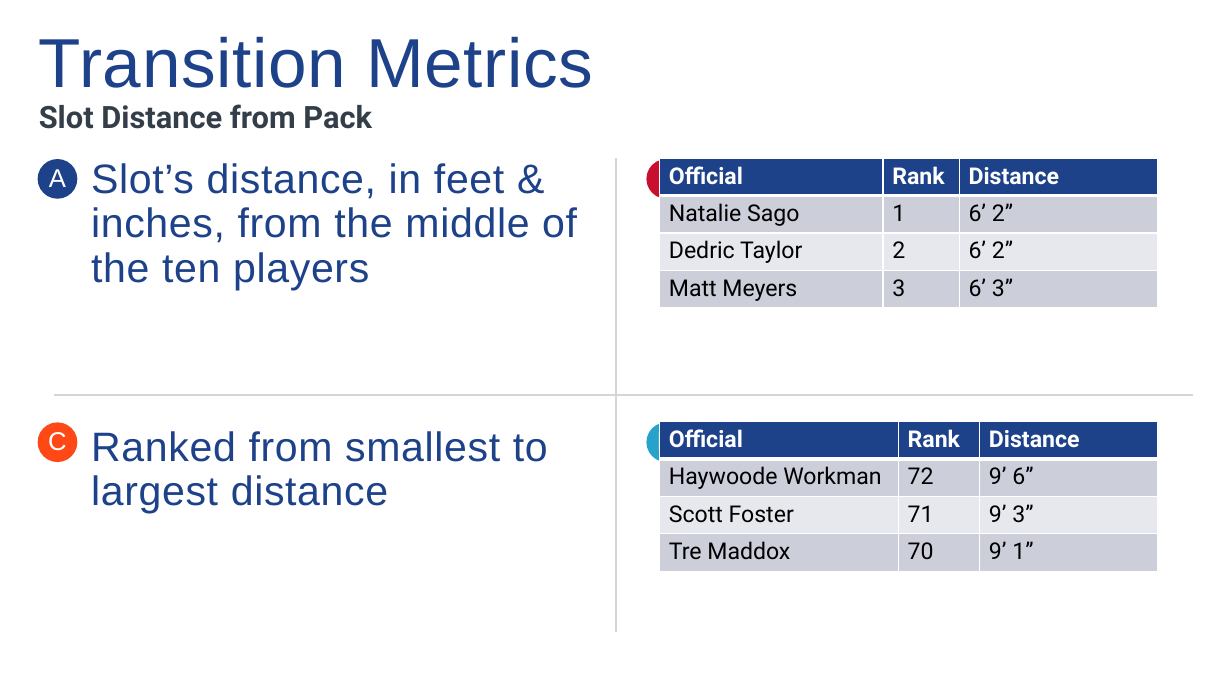
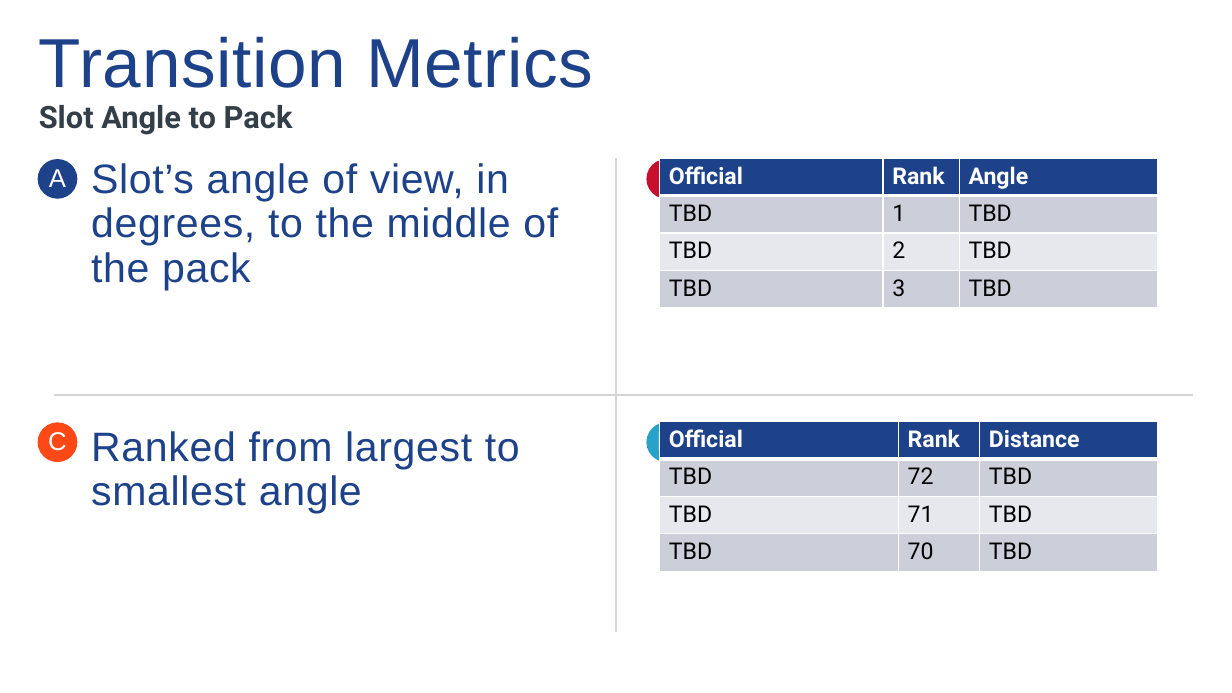
Before and after one commit to AElborolosyNBA/ref_tracking_metrics, a slide deck: slide 7 of docs/Tracking_Metrics.pptx. Drawn at 1232x693 pixels with LibreOffice and Linux fonts; fonts in the diff are those of the drawing. Boxes give left, top, right and bottom in pixels: in the first picture for what was removed or moved away, otherwise in the second. Text is boxed around its words. In the diff, an @@ line names an element or a change of style, - is before the commit and + after.

Commit message:
Initial process automation and metric renaming completed.

```diff
--- a/docs/Tracking_Metrics.pptx
+++ b/docs/Tracking_Metrics.pptx
@@ subtitle at box(39, 105, 293, 135): text changed @@
-Slot Distance from Pack
+Slot Angle to Pack
@@ text at box(91, 163, 558, 514): text changed @@
-Slot’s distance, in feet & inches, from the middle of the ten players
-Ranked from smallest to largest distance
+Slot’s angle of view, in degrees, to the middle of the pack
+Ranked from largest to smallest angle
@@ table at box(660, 158, 1158, 308) @@
-row 1, column 3: Distance
+row 1, column 3: Angle
-row 2, column 1: Natalie Sago
+row 2, column 1: TBD
-row 2, column 3: 6’ 2”
+row 2, column 3: TBD
-row 3, column 1: Dedric Taylor
+row 3, column 1: TBD
-row 3, column 3: 6’ 2”
+row 3, column 3: TBD
-row 4, column 1: Matt Meyers
+row 4, column 1: TBD
-row 4, column 3: 6’ 3”
+row 4, column 3: TBD
@@ table at box(660, 421, 1157, 571) @@
-row 2, column 1: Haywoode Workman
+row 2, column 1: TBD
-row 2, column 3: 9’ 6”
+row 2, column 3: TBD
-row 3, column 1: Scott Foster
+row 3, column 1: TBD
-row 3, column 3: 9’ 3”
+row 3, column 3: TBD
-row 4, column 1: Tre Maddox
+row 4, column 1: TBD
-row 4, column 3: 9’ 1”
+row 4, column 3: TBD
```
Also in this commit, not shown: 2 other slides changed, 2 slides added, 11 other files.
